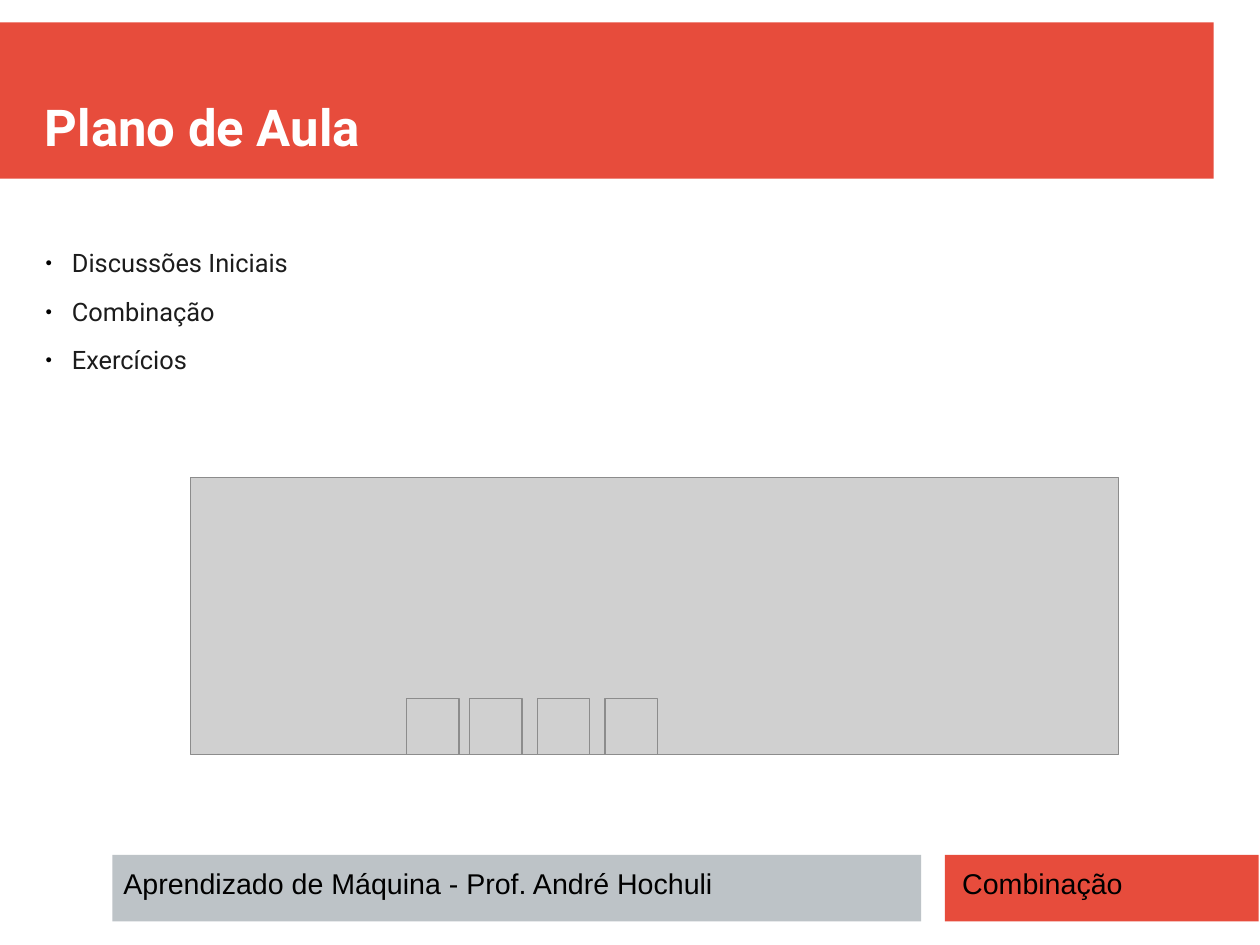
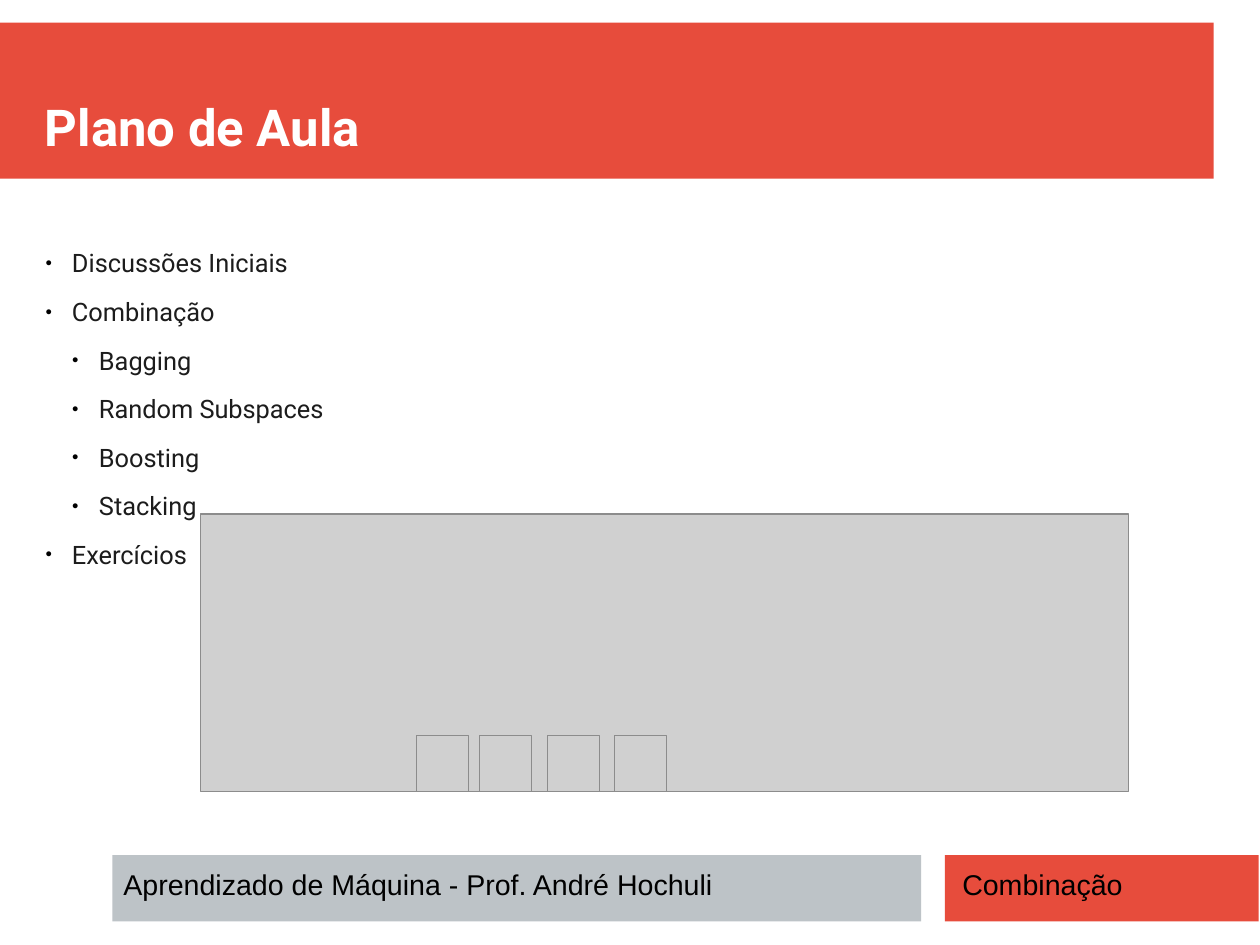
Before and after one commit to andrehochuli/teaching, a slide deck: slide 2 of AprendizadoMaquina/Tópico 02 - Aprendizado Supervisionado/Ensembles/Tópico 02 - Aprendizado-Supervisionado - Ensembles.pptx. Drawn at 1260x945 pixels with LibreOffice and Linux fonts; fonts in the diff are those of the drawing; grey boxes stand for pictures. Boxes give left, top, right and bottom in pixels: in the first picture for what was removed or moved away, otherwise in the second. Text is boxed around its words. In the diff, an @@ line names an element or a change of style, - is before the commit and + after.

```diff
--- a/AprendizadoMaquina/Tópico 02 - Aprendizado Supervisionado/Ensembles/Tópico 02 - Aprendizado-Supervisionado - Ensembles.pptx
+++ b/AprendizadoMaquina/Tópico 02 - Aprendizado Supervisionado/Ensembles/Tópico 02 - Aprendizado-Supervisionado - Ensembles.pptx
@@ text at (99,351,324,521): paragraphs added @@
+  ● Bagging
+  ● Random Subspaces
+  ● Boosting
+  ● Stacking
@@ 5 pictures: place and size @@
-5 pictures at (191,478,1119,755)
+5 pictures at (200,515,1129,791)
```
Also in this commit, not shown: 4 other slides changed, 5 slides added.
